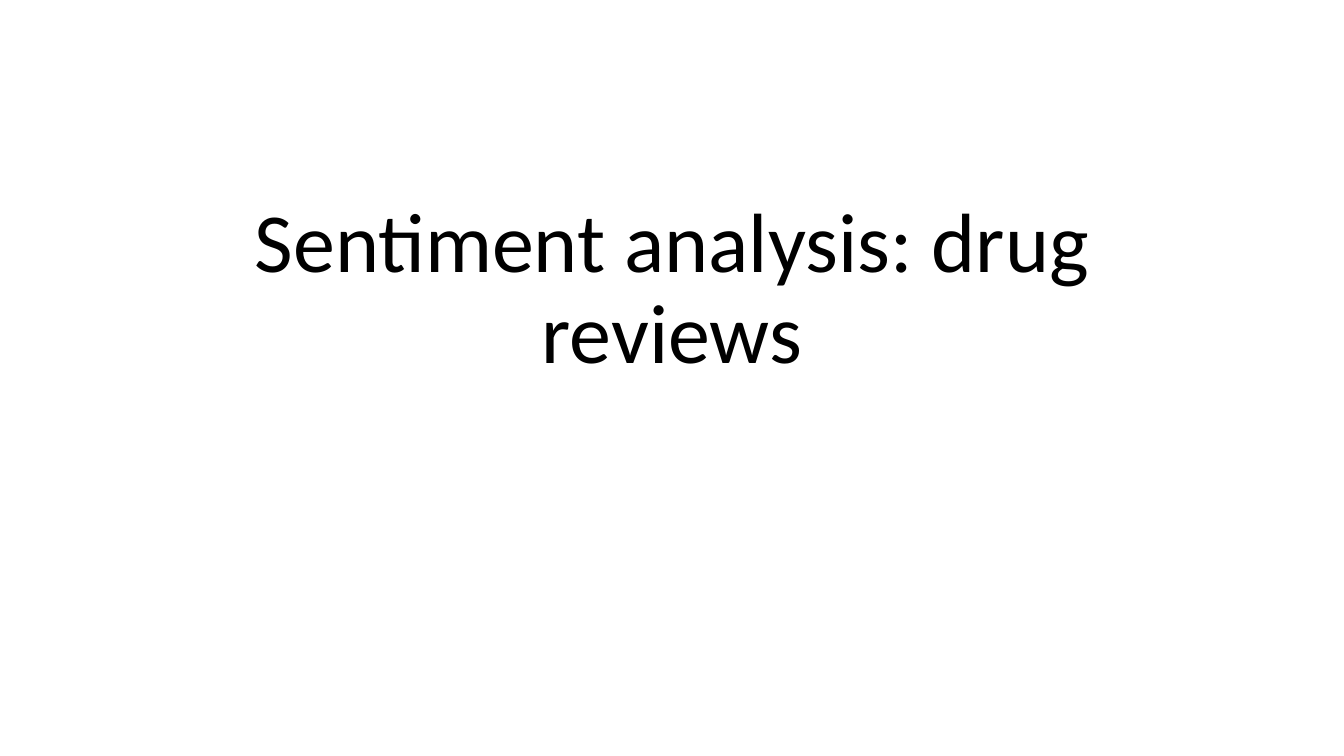
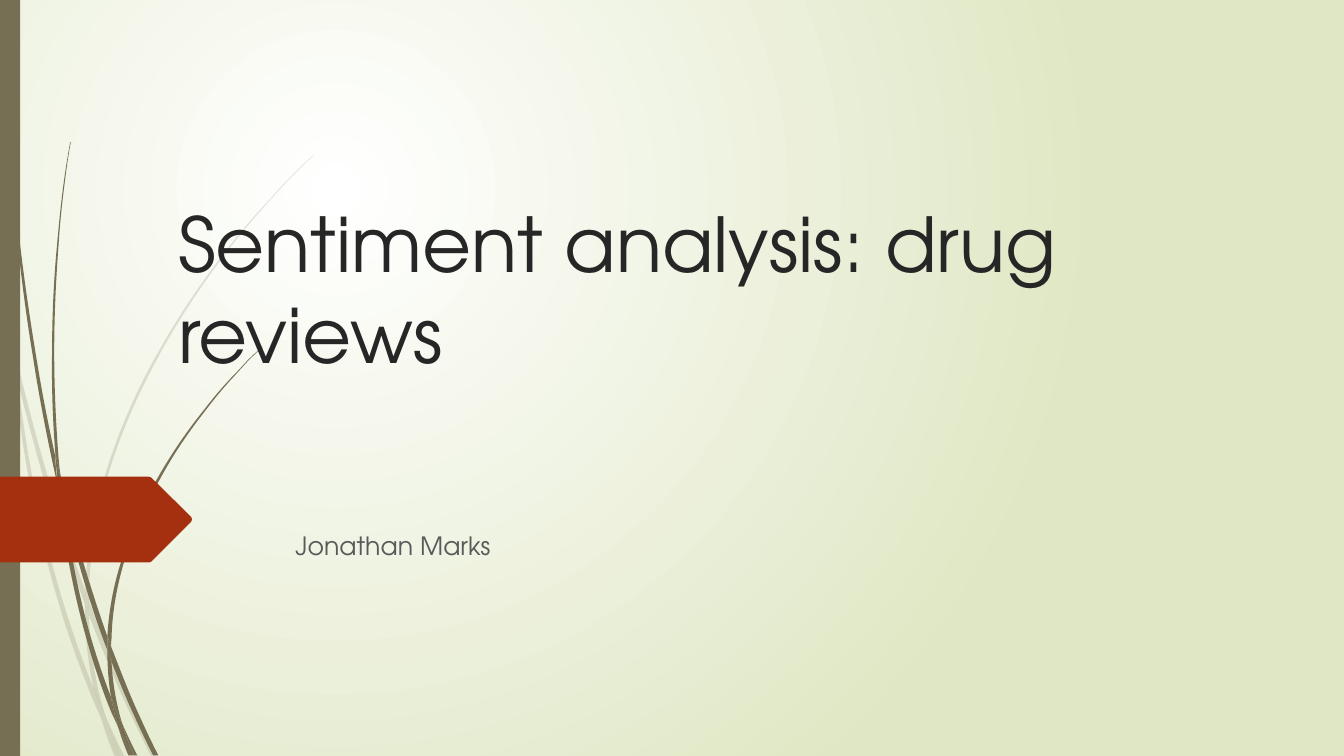
Before and after one commit to jmarksk/DrugReviewAnalysis, a slide deck: slide 1 of Presentation1.pptx (slide 2 before the commit). Drawn at 1344x756 pixels with LibreOffice and Linux fonts; fonts in the diff are those of the drawing. Boxes give left, top, right and bottom in pixels: in the first picture for what was removed or moved away, otherwise in the second. Text is boxed around its words. In the diff, an @@ line names an element or a change of style, - is before the commit and + after.

```diff
--- a/Presentation1.pptx
+++ b/Presentation1.pptx
@@ background #FFFFFF to gradient #FFFFFF to #DFE8C4 @@
@@ rectangle added at (x1=0, y1=0, x2=20, y2=756), fill #766F54 @@
@@ title "Sentiment analysis: drug reviews" at (x1=178, y1=215, x2=1056, y2=398): size 60 to 54 pt, font Calibri to TeX Gyre Adventor, text colour #000000 to #262626; alignment centre to left; line spacing 0.9 to 1 @@
@@ freeform shape added at (x1=0, y1=477, x2=193, y2=563), fill #A53010 @@
@@ subtitle added at (x1=295, y1=536, x2=490, y2=556), 18 pt, text #595959 @@
+Jonathan Marks
@@ group added at (x1=0, y1=154, x2=315, y2=756): 10 freeform shapes @@
@@ group added at (x1=3, y1=0, x2=262, y2=756): 12 freeform shapes @@
```
Also in this commit, not shown: 1 other slide changed, 5 slides added, 3 other files.
